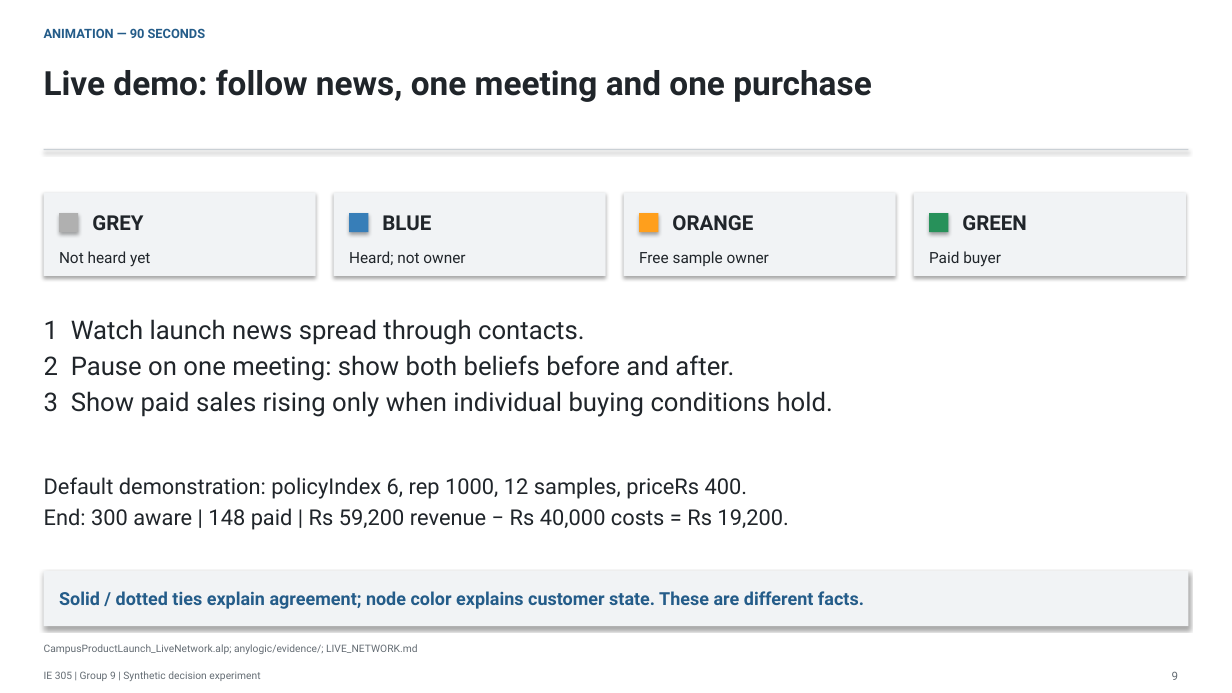
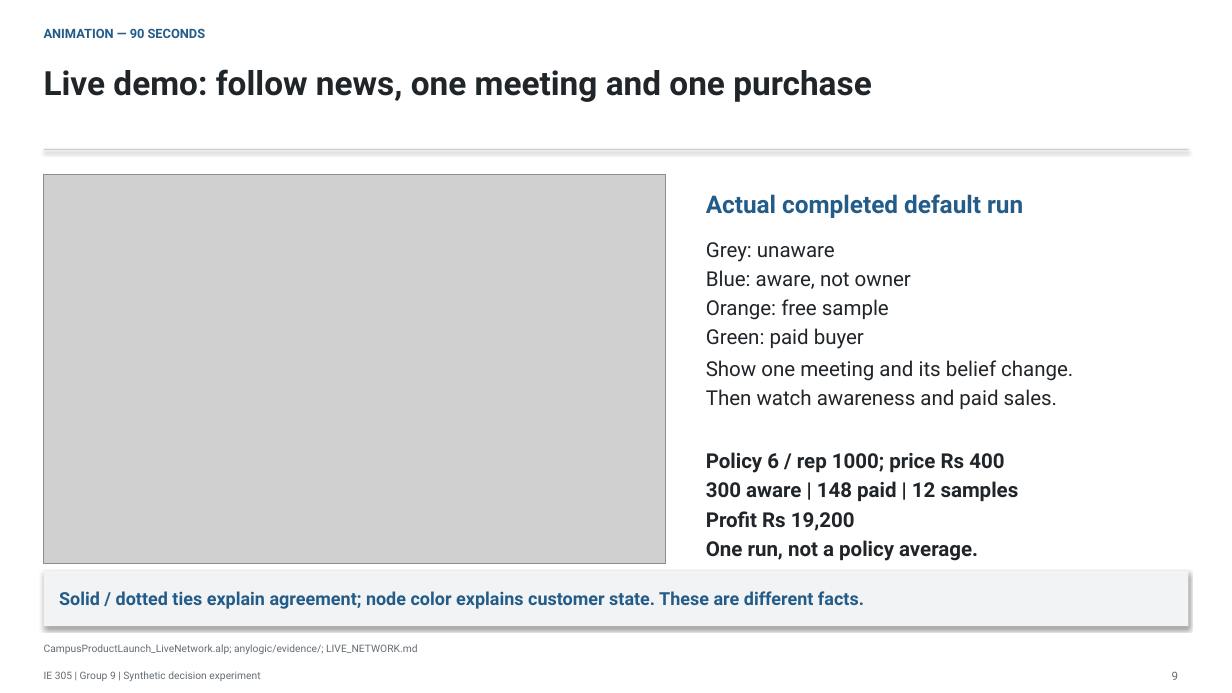
Before and after one commit to Mihir146/IE305_Social_Polarization_Group09, a slide deck: slide 9 of handoff_output/product_launch/Campus_Product_Launch.pptx. Drawn at 1232x693 pixels with LibreOffice and Linux fonts; fonts in the diff are those of the drawing; grey boxes stand for pictures. Boxes give left, top, right and bottom in pixels: in the first picture for what was removed or moved away, otherwise in the second. Text is boxed around its words. In the diff, an @@ line names an element or a change of style, - is before the commit and + after.

Commit message:
Record completed simplified AnyLogic run and add screenshot to demo slide

```diff
--- a/handoff_output/product_launch/Campus_Product_Launch.pptx
+++ b/handoff_output/product_launch/Campus_Product_Launch.pptx
@@ picture added at [43, 175, 666, 564] @@
@@ rectangle removed at [43, 192, 315, 275] @@
@@ rectangle removed at [334, 192, 605, 275] @@
@@ rectangle removed at [624, 192, 896, 275] @@
@@ text added at [706, 194, 1023, 218], 19 pt, text #245C89, bold @@
+Actual completed default run
@@ rectangle removed at [914, 192, 1186, 275] @@
@@ rectangle removed at [59, 213, 79, 233] @@
@@ rectangle removed at [349, 213, 369, 233] @@
@@ text removed at [382, 215, 431, 230] @@
-BLUE
@@ rectangle removed at [640, 213, 659, 233] @@
@@ text removed at [672, 215, 753, 230] @@
-ORANGE
@@ rectangle removed at [930, 213, 949, 233] @@
@@ text removed at [962, 215, 1027, 230] @@
-GREEN
@@ text removed at [59, 251, 150, 267] @@
-Not heard yet
@@ text removed at [349, 251, 465, 265] @@
-Heard; not owner
@@ text removed at [639, 251, 769, 266] @@
-Free sample owner
@@ text at [706, 242, 911, 349]: text changed; bold off @@
-GREY
+Grey: unaware
+Blue: aware, not owner
+Orange: free sample
+Green: paid buyer
@@ text removed at [929, 251, 1001, 267] @@
-Paid buyer
@@ text removed at [44, 319, 833, 417] @@
-1 Watch launch news spread through contacts.
-2 Pause on one meeting: show both beliefs before and after.
-3 Show paid sales rising only when individual buying conditions hold.
@@ text added at [706, 360, 1073, 409], 16 pt, text #20252A @@
+Show one meeting and its belief change.
+Then watch awareness and paid sales.
@@ text removed at [44, 477, 788, 530] @@
-Default demonstration: policyIndex 6, rep 1000, 12 samples, priceRs 400.
-End: 300 aware | 148 paid | Rs 59,200 revenue − Rs 40,000 costs = Rs 19,200.
@@ text added at [706, 452, 1019, 561], 16 pt, text #20252A, bold @@
+Policy 6 / rep 1000; price Rs 400
+300 aware | 148 paid | 12 samples
+Profit Rs 19,200
+One run, not a policy average.
```
Also in this commit, not shown: 28 other files.
